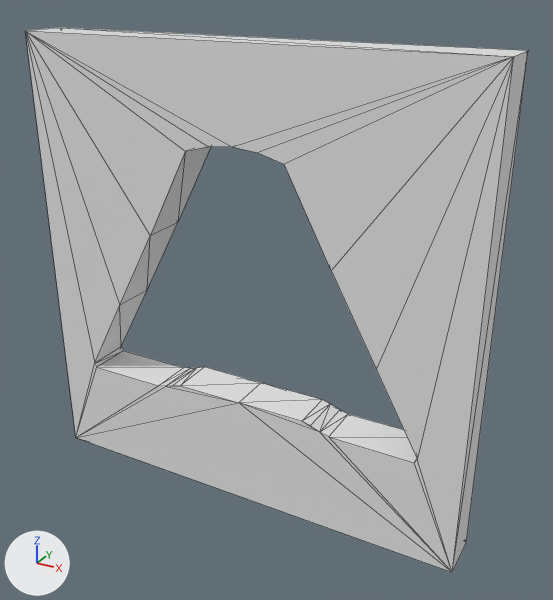
The Blender file Fit Into/Assets/Blender/wallCone.blend: old version first, new version second.
The view is the same before and after, from a camera (50 mm lens) standing at (3.07, -5.09, 2.51) and looking at (0.22, 0.08, -0.08). The axes (+X, +Y, +Z) are drawn at lower left. The lights are the same throughout. Mesh edges are drawn as thin lines.
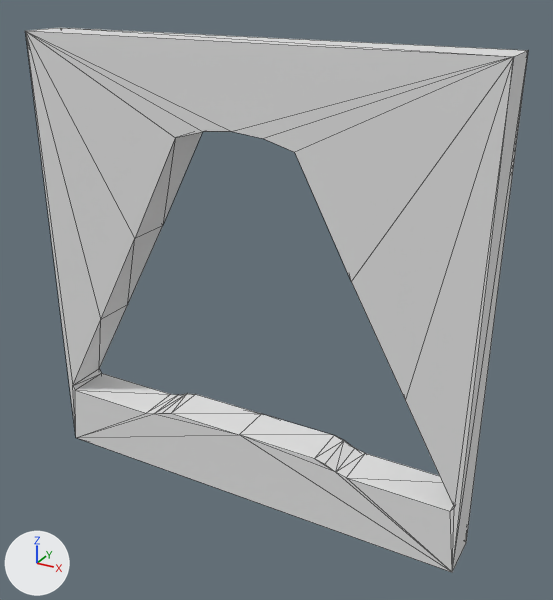
Pixel boxes [x1, y1, x2, y2] of what changed, in the pictures (553 x 600 px; the box of a moved part takes in the faces that stretch with it):
```json
{"part": 1, "of": "me_cube", "change": "moved or reshaped", "before": [26, 31, 514, 572], "after": [26, 31, 514, 572]}
```

Scene script edits in JSON lines:
```json
{"block": "me_cube", "where": "me_cube.from_pydata(...)  # 52 vertices, 104 faces; spans x -2.0..2.0, y -2.0..2.0, z -2.0..2.0"}
{"block": "me_cube", "where": "# used by ob_cube_001; location = (0.0, 0.0, 0.0); scale = (1.0, 0.1, 1.0)"}
{"block": "me_cube", "change": "me_cube part 1: all 44 vertices in x -1.63..1.63, y -2.0..2.0, z -1.07..1.24 are scaled about their middle by (1.2, 1, 1.2), then moved by (0.0, 0.0, -0.12)"}
```
